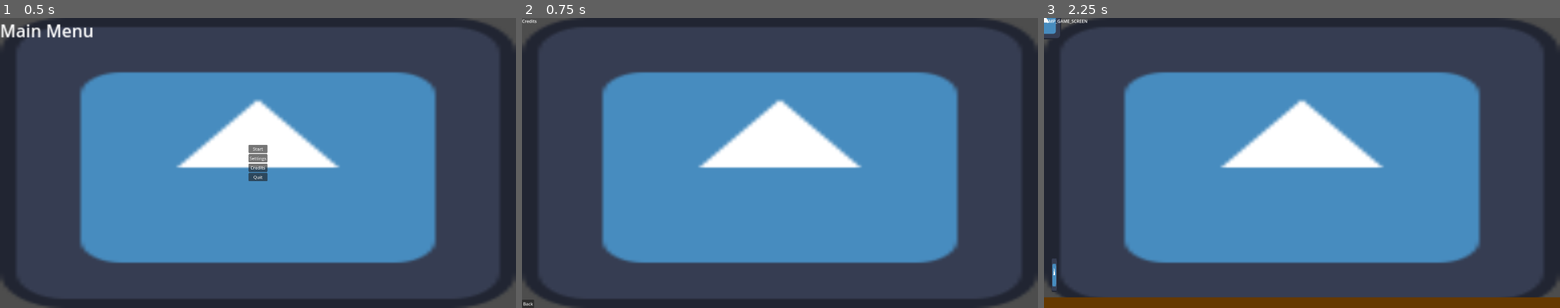
Above: before the commit, frames 1-3 (left to right).
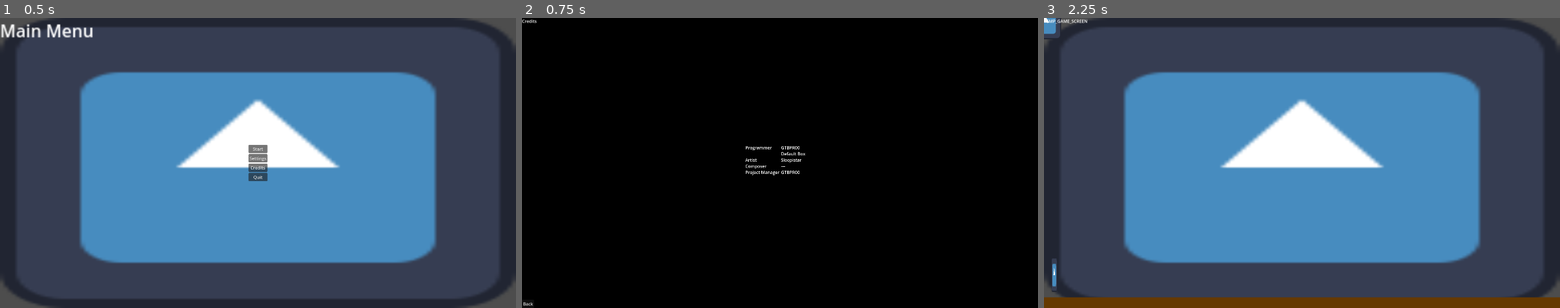
Above: after the commit, the same moments.

Repository: thedefaultbox/Game-Jam-2024
Game: Godot game, scene res://Menu/main_menu.tscn
Same seed, same stepped clock (60 frames per second), same inputs: the game is played once before the commit and once after it. The engine's default icon, where the game draws it, is replaced by a stand-in: a white triangle on a blue panel in a dark square.
Inputs:
- Up to frame 1 (0.5 s): no input
- Up to frame 2 (0.75 s): click "Credits" at 0.5 s
- Up to frame 3 (2.25 s): click "Back" at 1.25 s; click "Start" at 2 s

Frame 1 is identical in both runs. In frame 2, 100% of the frame differs, in the area x 0-100%, y 0-100%; in frame 3, nothing differs.

Commit message:
Game Jam 2024 14 Jan

Diff:
--- a/Game Dev/credits/credits.tscn
+++ b/Game Dev/credits/credits.tscn
@@ -1,14 +1,25 @@
-[gd_scene load_steps=4 format=3 uid="uid://th2vmb6vg2e"]
+[gd_scene load_steps=6 format=3 uid="uid://th2vmb6vg2e"]
 
 [ext_resource type="Script" path="res://global/Label.gd" id="1_5d18u"]
+[ext_resource type="Shader" path="res://Levels/temp_sceen_level_1.gdshader" id="1_7p2l0"]
 [ext_resource type="Texture2D" uid="uid://c05knp4b42ufq" path="res://icon.svg" id="1_x0egu"]
 [ext_resource type="Script" path="res://Menu/Settings/Settings.gd" id="2_wflcu"]
+
+[sub_resource type="ShaderMaterial" id="ShaderMaterial_cvis6"]
+shader = ExtResource("1_7p2l0")
+shader_parameter/origin = null
+shader_parameter/new = null
+shader_parameter/origin1 = null
+shader_parameter/new1 = null
+shader_parameter/origin2 = null
+shader_parameter/new2 = null
 
 [node name="Credits" type="Node2D"]
 
 [node name="CanvasLayer" type="CanvasLayer" parent="."]
 
 [node name="TextureRect" type="TextureRect" parent="CanvasLayer"]
+material = SubResource("ShaderMaterial_cvis6")
 anchors_preset = 15
 anchor_right = 1.0
 anchor_bottom = 1.0
@@ -45,4 +56,53 @@
 layout_mode = 2
 text = "Back"
 
+[node name="BoxContainer" type="BoxContainer" parent="CanvasLayer/TextureRect/Control"]
+layout_mode = 1
+anchors_preset = 8
+anchor_left = 0.5
+anchor_top = 0.5
+anchor_right = 0.5
+anchor_bottom = 0.5
+offset_left = -2.5
+offset_top = -11.5
+offset_right = 2.5
+offset_bottom = 11.5
+grow_horizontal = 2
+grow_vertical = 2
+
+[node name="HBoxContainer" type="HBoxContainer" parent="CanvasLayer/TextureRect/Control/BoxContainer"]
+layout_mode = 2
+size_flags_horizontal = 4
+
+[node name="VBoxContainer" type="VBoxContainer" parent="CanvasLayer/TextureRect/Control/BoxContainer/HBoxContainer"]
+layout_mode = 2
+
+[node name="Label" type="Label" parent="CanvasLayer/TextureRect/Control/BoxContainer"]
+layout_mode = 2
+size_flags_horizontal = 4
+
+[node name="RichTextLabel" type="RichTextLabel" parent="CanvasLayer/TextureRect/Control/BoxContainer/Label"]
+layout_mode = 1
+anchors_preset = 8
+anchor_left = 0.5
+anchor_top = 0.5
+anchor_right = 0.5
+anchor_bottom = 0.5
+offset_left = -131.5
+offset_top = -69.5
+offset_right = 131.5
+offset_bottom = 69.5
+grow_horizontal = 2
+grow_vertical = 2
+size_flags_horizontal = 4
+size_flags_vertical = 4
+text = "Programmer 		GTBPR00
+								Default Box
+Artist						Sleepistar
+Composer				---
+Project Manager	GTBPR00"
+fit_content = true
+scroll_active = false
+shortcut_keys_enabled = false
+
 [connection signal="pressed" from="CanvasLayer/TextureRect/Control/VBoxContainer/Back to menu" to="CanvasLayer/TextureRect/Control" method="_on_back_to_menu_pressed"]
Not shown, added: MainGameGeneral_Idea.png
Not shown, added: ShopGeneral_Idea.png
